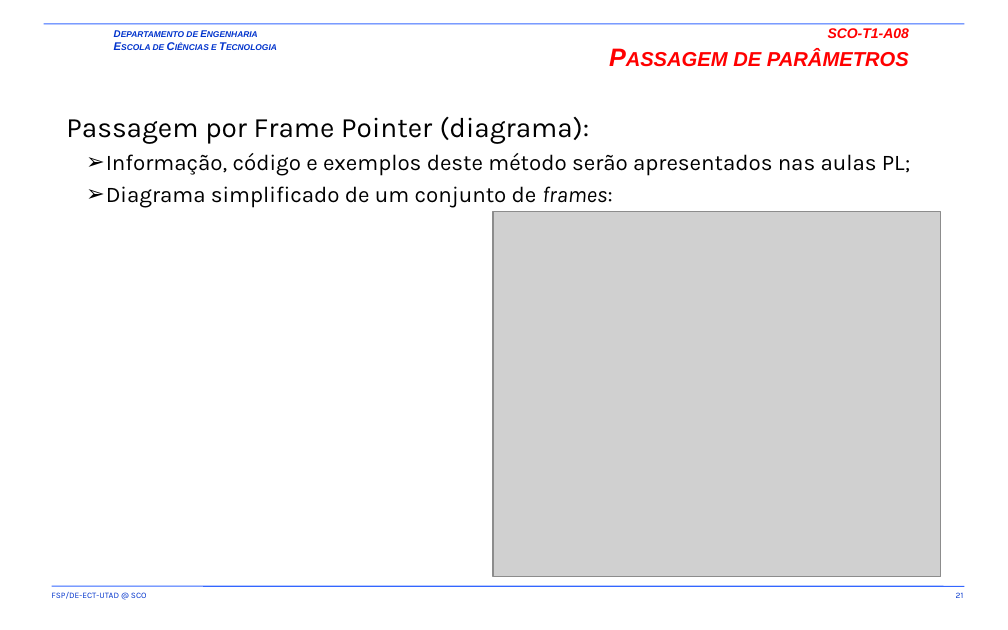
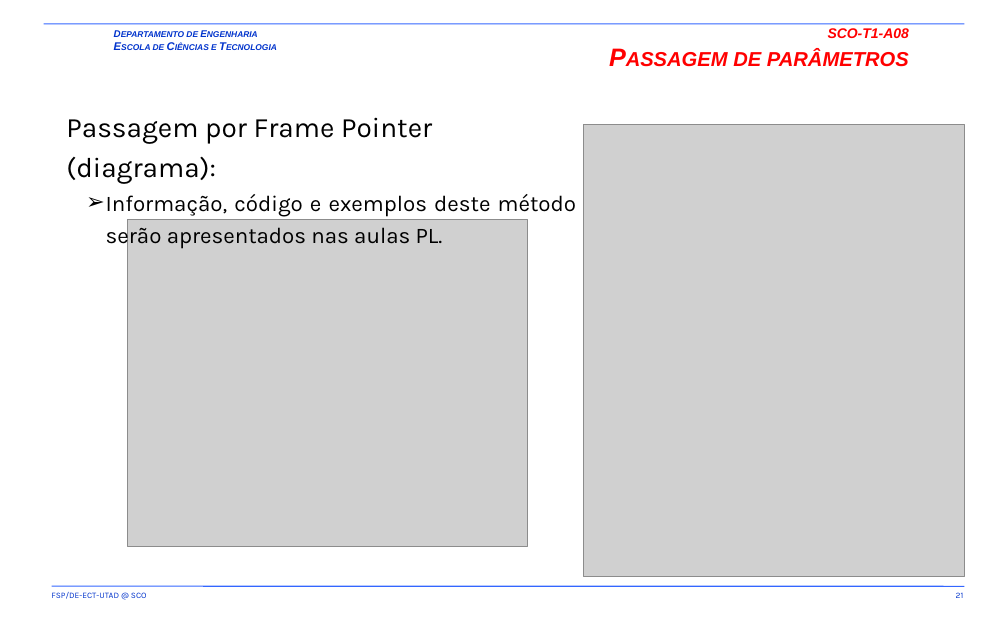
Before and after one commit to fsp864/UTAD-SCO, a slide deck: slide 21 of aulas/t/SCO-T1-A07-A08.pptx. Drawn at 1008x630 pixels with LibreOffice and Linux fonts; fonts in the diff are those of the drawing; grey boxes stand for pictures; background and template pictures are left out. Boxes give left, top, right and bottom in pixels: in the first picture for what was removed or moved away, otherwise in the second. Text is boxed around its words. In the diff, an @@ line names an element or a change of style, - is before the commit and + after.

```diff
--- a/aulas/t/SCO-T1-A07-A08.pptx
+++ b/aulas/t/SCO-T1-A07-A08.pptx
@@ picture added at box(584, 125, 965, 578) @@
@@ text at box(106, 194, 576, 249): text changed @@
-  ➢ Informação, código e exemplos deste método serão apresentados nas aulas PL;
-  ➢ Diagrama simplificado de um conjunto de frames:
+  ➢ Informação, código e exemplos deste método serão apresentados nas aulas PL.
@@ picture: place and size @@
-picture at box(493, 212, 940, 577)
+picture at box(128, 220, 528, 546)
```
Also in this commit, not shown: 6 other slides changed.
